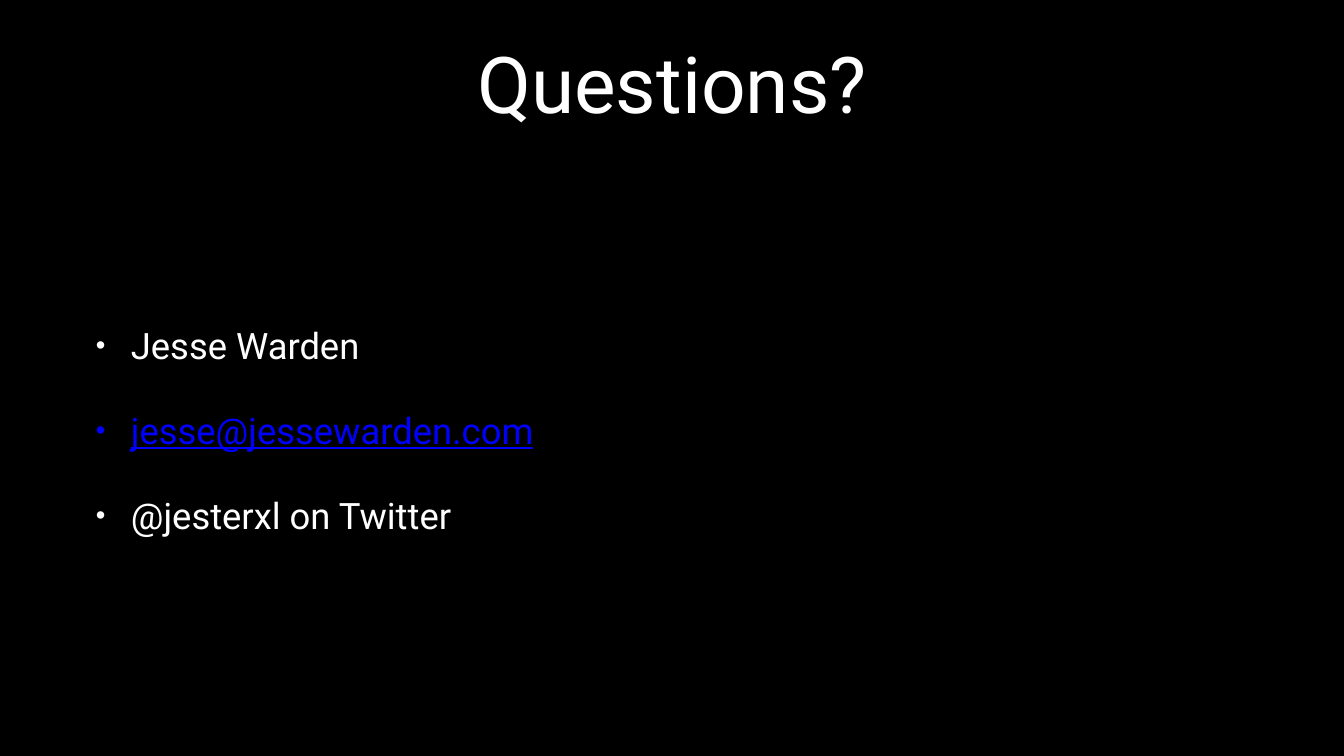
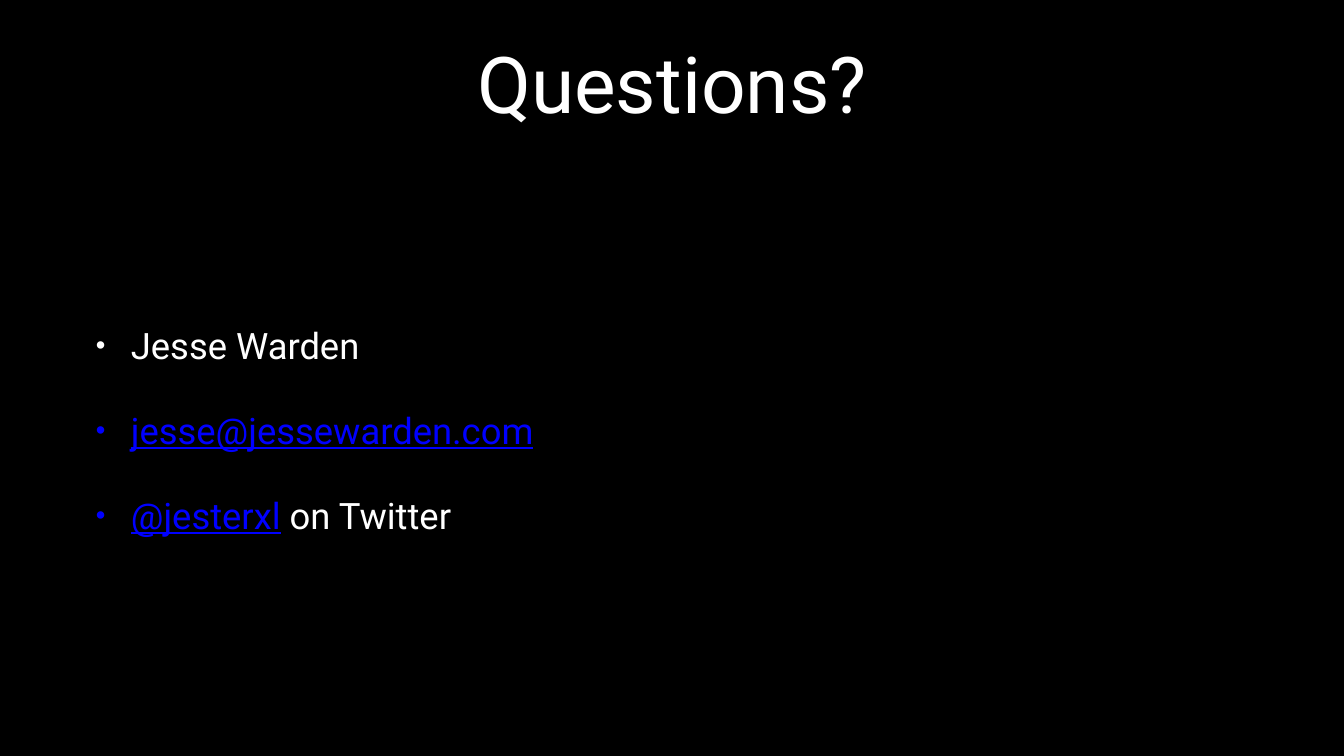
Before and after one commit to JesterXL/redux-ngredux-sagas-angular-presentation, a slide deck: slide 76 of redux-preso-nationjs-9.16.2016.pptx (slide 83 before the commit). Drawn at 1344x756 pixels with LibreOffice and Linux fonts; fonts in the diff are those of the drawing. Boxes give left, top, right and bottom in pixels: in the first picture for what was removed or moved away, otherwise in the second. Text is boxed around its words. In the diff, an @@ line names an element or a change of style, - is before the commit and + after.

```diff
--- a/redux-preso-nationjs-9.16.2016.pptx
+++ b/redux-preso-nationjs-9.16.2016.pptx
@@ text at [131, 501, 451, 537]: text colour #FFFFFF to #0000FF, underline on in "@jesterxl" @@
```
Also in this commit, not shown: 12 other slides changed, 7 slides added, 14 slides removed, 2 other files.
